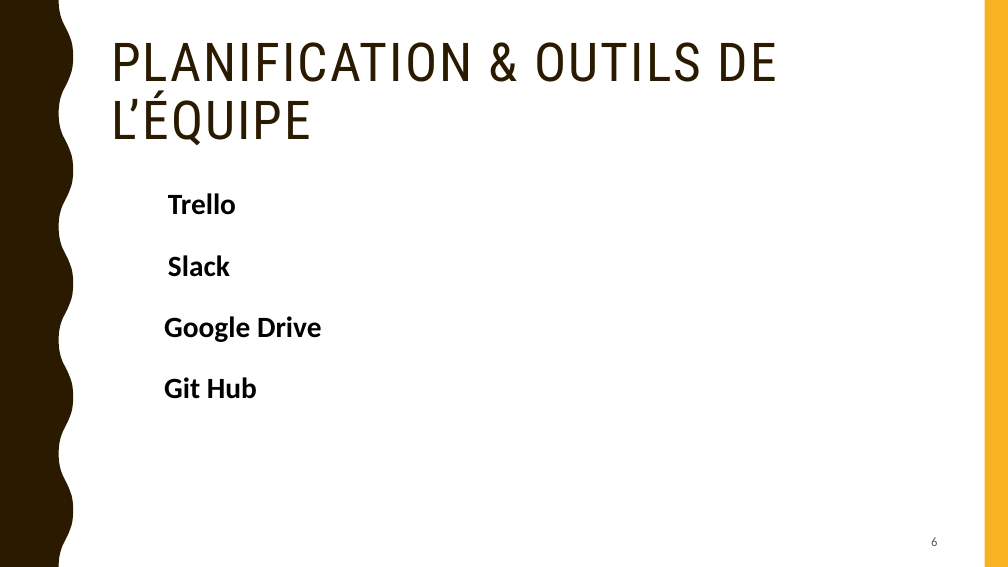
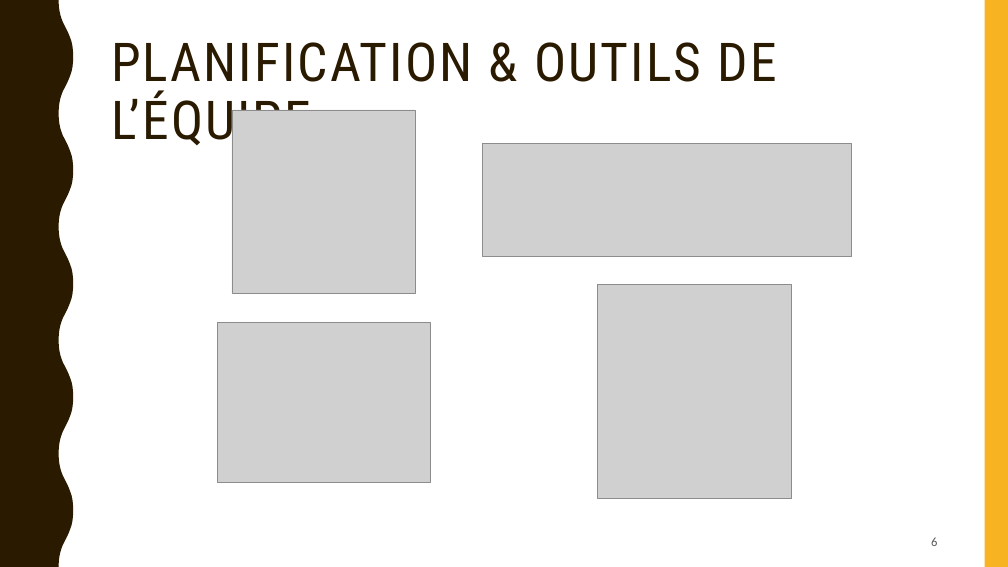
Before and after one commit to chrisbergont/Projet_elec, a slide deck: slide 6 of Présentation_Rucher.pptx. Drawn at 1008x567 pixels with LibreOffice and Linux fonts; fonts in the diff are those of the drawing; grey boxes stand for pictures. Boxes give left, top, right and bottom in pixels: in the first picture for what was removed or moved away, otherwise in the second. Text is boxed around its words. In the diff, an @@ line names an element or a change of style, - is before the commit and + after.

Commit message:
PWRPT avec qq images
PWRPT avec qq images

```diff
--- a/Présentation_Rucher.pptx
+++ b/Présentation_Rucher.pptx
@@ picture added at [232, 110, 416, 293] @@
@@ picture added at [482, 143, 851, 256] @@
@@ text removed at [168, 193, 236, 215] @@
-Trello
@@ text removed at [168, 255, 230, 277] @@
-Slack
@@ picture added at [598, 285, 792, 499] @@
@@ text removed at [164, 316, 322, 342] @@
-Google Drive
@@ picture added at [217, 323, 430, 482] @@
@@ text removed at [164, 377, 257, 399] @@
-Git Hub
```
Also in this commit, not shown: 2 other slides changed.
